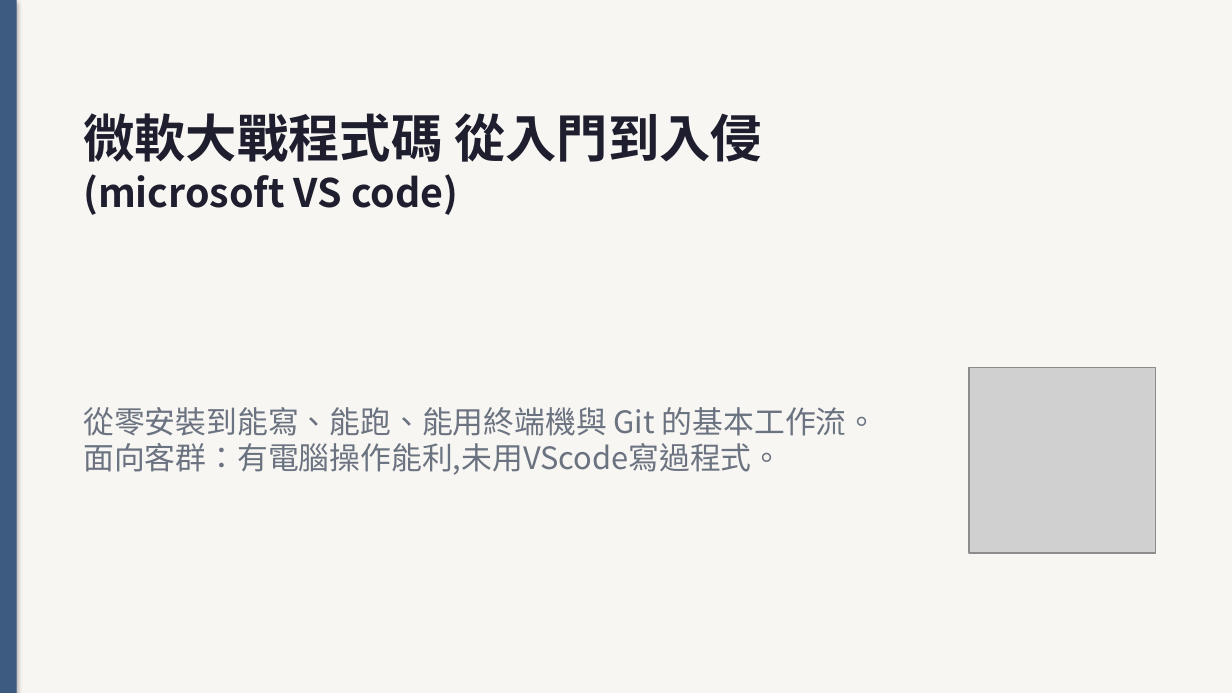
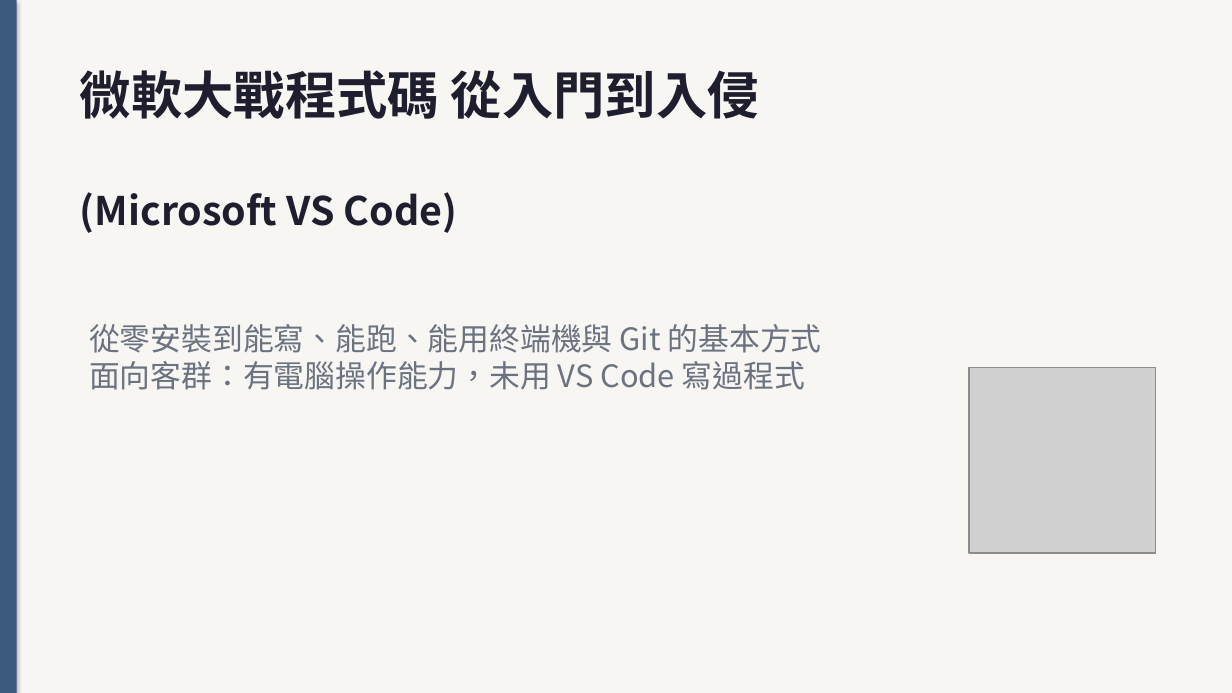
Before and after one commit to bobhsu408/vscode, a slide deck: slide 1 of jo6bj03284504t_6g4a83.pptx. Drawn at 1232x693 pixels with LibreOffice and Linux fonts; fonts in the diff are those of the drawing; grey boxes stand for pictures. Boxes give left, top, right and bottom in pixels: in the first picture for what was removed or moved away, otherwise in the second. Text is boxed around its words. In the diff, an @@ line names an element or a change of style, - is before the commit and + after.

```diff
--- a/jo6bj03284504t_6g4a83.pptx
+++ b/jo6bj03284504t_6g4a83.pptx
@@ text "微軟大戰程式碼 從入門到入侵" moved from (x1=83, y1=113, x2=762, y2=215) to (x1=80, y1=70, x2=759, y2=233) @@
@@ text at (x1=80, y1=192, x2=458, y2=233): text changed @@
-(microsoft VS code)
+(Microsoft VS Code)
@@ text at (x1=89, y1=324, x2=822, y2=390): text changed @@
-從零安裝到能寫、能跑、能用終端機與 Git 的基本工作流。
-面向客群：有電腦操作能利,未用VScode寫過程式。
+從零安裝到能寫、能跑、能用終端機與 Git 的基本方式
+面向客群：有電腦操作能力，未用 VS Code 寫過程式
```
Also in this commit, not shown: 6 other slides changed, 10 slides added, 6 slides removed, 2 other files.
